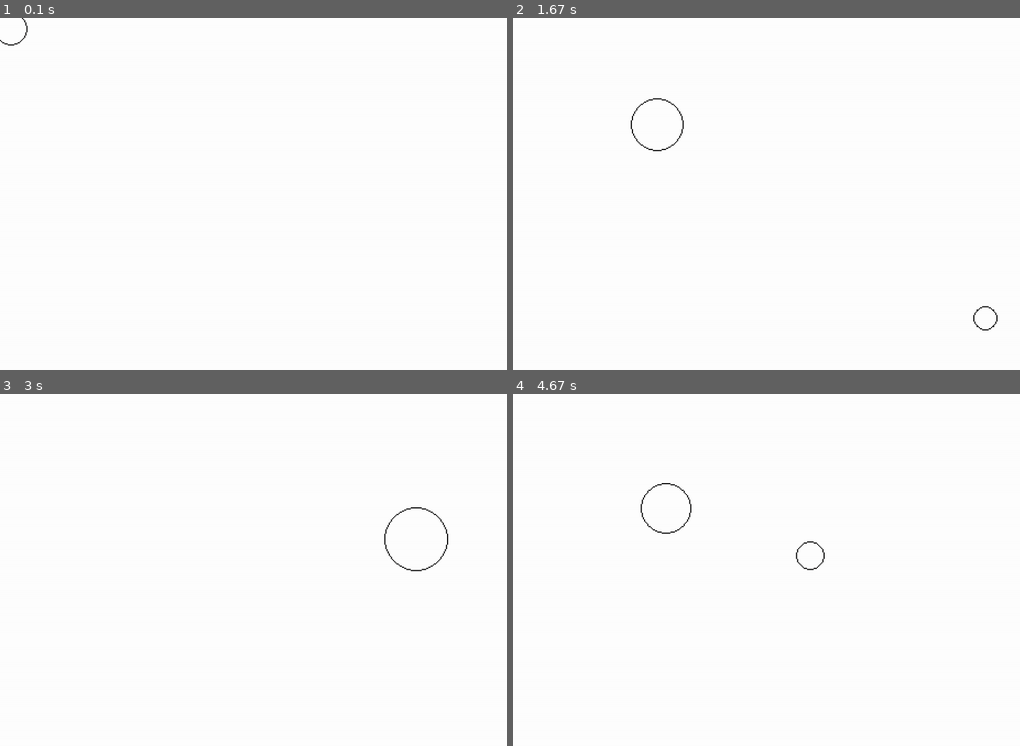
Above: before the commit, frames 1-4 (two rows, left to right).
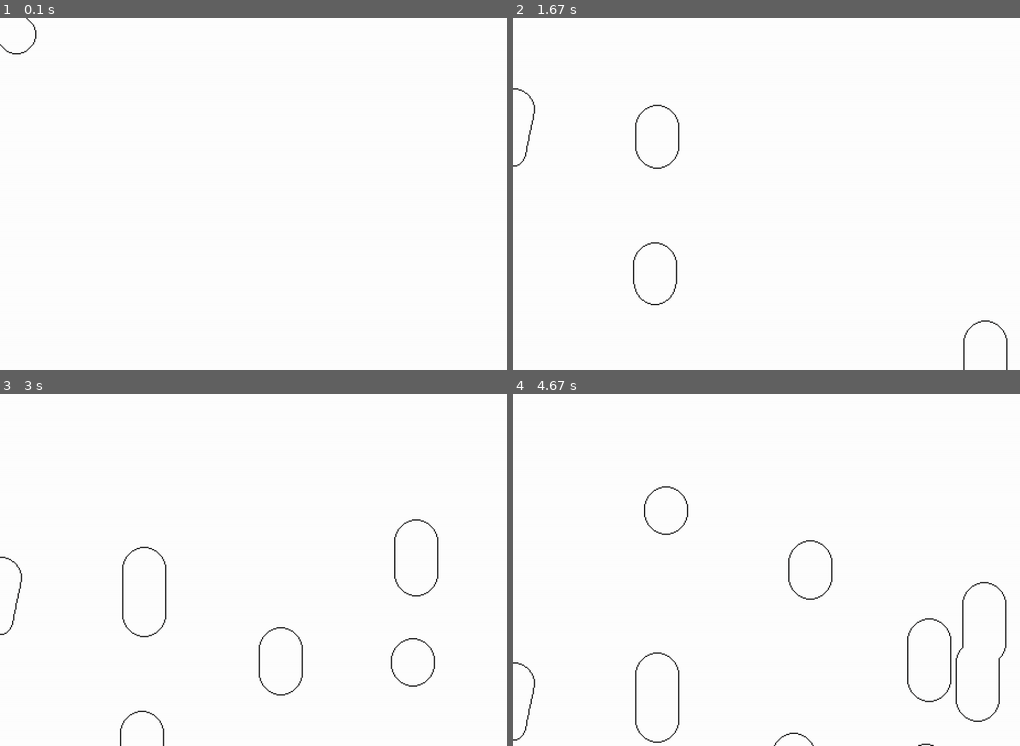
Above: after the commit, the same moments.

Repository: towella/effects-lab
Game: pygame game, started from code/main.py
The game is run twice, just before and just after one commit, with the same random seed, the same clock (stepped at 60 frames per second) and the same inputs.
Inputs (mouse positions are in pixels of both pictures, inside the frame that each line leads up to):
- Up to frame 1 (0.1 s): no input
- Up to frame 2 (1.67 s): tap G at 0.33, 0.73, 1.03 s; hold N 0.67-1.13 s; move the mouse to (654, 197) at 0.7 s; click (984, 317) at 1.22 s; click (654, 123) at 1.55 s
- Up to frame 3 (3 s): tap G at 1.9, 2.2, 2.4, 2.73 s; click (278, 608) at 1.92 s; click (415, 626) at 2.42 s; click (415, 538) at 2.75 s
- Up to frame 4 (4.67 s): tap G at 3.03, 3.23, 3.53, 3.8, 4.13, 4.43, 4.57 s; click (984, 541) at 3.25 s; click (979, 640) at 3.82 s; click (812, 555) at 4.15 s; click (665, 506) at 4.58 s

The runs differ from the first frame. In frame 1, 0.1% of the frame differs, in the area x 0-8%, y 0-11%; in frame 2, 0.7%; in frame 3, 1.0%; in frame 4, 1.3%, in the area x 0-98%, y 25-100%.

Commit message:
More modifications to player tail
- Added gravity toggle to player tail
- Improved circle removal code so quickly increasing kill time doesn't break removal
- Increased sensitivity of radius subtraction increase decrease buttons
- Fixed player starting position by passing mouse position into level and player straight away from init instead of after first frame.

Diff:
--- a/code/level.py
+++ b/code/level.py
@@ -15,7 +15,7 @@
 
 
 class Level:
-    def __init__(self, fps, level_data, screen_surface, screen_rect, controllers):
+    def __init__(self, mouse_pos, screen_surface, screen_rect, controllers):
         # TODO testing, remove
         self.dev_debug = False
 
@@ -35,7 +35,7 @@
 
         dt = 1  # dt starts as 1 because on the first frame we can assume it is 60fps. dt = 1/60 * 60 = 1
 
-        self.player = Player((0, 0), self.mask_surf, self.controllers)
+        self.player = Player(mouse_pos, self.mask_surf, self.controllers)
 
         # text setup
         self.small_font = Font(resource_path(fonts['small_font']), 'white')
--- a/code/main.py
+++ b/code/main.py
@@ -63,7 +63,7 @@
     previous_time = time.time()
     fps = clock.get_fps()
 
-    level = Level(fps, 'room', screen, screen_rect, joysticks)
+    level = Level(pygame.mouse.get_pos(), screen, screen_rect, joysticks)
 
     running = True
     while running:
--- a/code/player.py
+++ b/code/player.py
@@ -17,8 +17,7 @@
         # circle = (radius, (posx, posy)) <- pos is top left NOT center
         self.circles = [[self.start_radius, [self.rect.centerx, self.rect.centery]]]
         self.smallest_circle = 6
-
-        self.lights = [Light(self.surface, self.rect.center, (10, 10, 10), False, 30, 20, 0.02)]
+        self.subtract_r = 0.4
 
         # - hitbox -
         self.hitbox = pygame.Rect(spawn[0], spawn[1], self.start_radius, self.start_radius)
@@ -31,10 +30,9 @@
         self.collision_tolerance = tile_size
         self.corner_correction = 8  # tolerance for correcting player on edges of tiles (essentially rounded corners)
 
-        # - walk -
-        self.speed_x = 2.5
-        self.right_pressed = False
-        self.left_pressed = False
+        self.gravity = 2
+        self.apply_gravity = False
+        self.gravity_pressed = False
 
         # - dash -
         self.dashing = False  # NOT REDUNDANT. IS NECCESSARY. Allows resetting timer while dashing. Also more readable code
@@ -53,6 +51,20 @@
     def get_input(self, dt, tiles):
         self.direction.x = 0
         keys = pygame.key.get_pressed()
+
+        if keys[pygame.K_m]:
+            self.subtract_r += 0.05 * dt
+        if keys[pygame.K_n]:
+            self.subtract_r -= 0.05 * dt
+
+        if keys[pygame.K_g] and not self.gravity_pressed:
+            self.apply_gravity = not self.apply_gravity
+            self.gravity_pressed = True
+        elif not keys[pygame.K_g]:
+            self.gravity_pressed = False
+
+        if self.subtract_r < 0:
+            self.subtract_r = 0
 
         # -- dash --
         # if wanting to dash and not holding the button
@@ -68,10 +80,6 @@
             self.dash_pressed = False
 
         self.dash(dt)'''
-
-        # TODO testing, remove
-        if keys[pygame.K_r] or self.get_controller_input('dev'):
-            self.invoke_respawn()
 
     # checks controller inputs and returns true or false based on passed check
     # pygame controller docs: https://www.pygame.org/docs/ref/joystick.html
@@ -292,13 +300,8 @@
 
     # application of y direction
     def apply_y_direction(self, dt):
-        y_move = round(self.direction.y * dt)
-
-        self.rect.y += y_move
-        self.sync_hitbox()
-
-        for circle in self.circles:
-            circle[1][1] += y_move
+        for circle in range(len(self.circles)):
+            self.circles[circle][1][1] += round(self.gravity * dt)
 
     # syncs the player's current and stored hitboxes with the player rect for proper collisions. For use after movement of player rect.
     def sync_hitbox(self):
@@ -318,12 +321,15 @@
 
         r_circles = []
         for circle in range(len(self.circles)):
-            self.circles[circle][0] -= 0.8
+            self.circles[circle][0] -= self.subtract_r * dt
             if self.circles[circle][0] < self.smallest_circle:
-                r_circles.append(circle)
+                r_circles.append(self.circles[circle])
         for circle in r_circles:
-            self.circles.pop(circle)
+            self.circles.remove(circle)
         self.circles.append([self.start_radius, [self.rect.centerx, self.rect.centery]])
+
+        if self.apply_gravity:
+            self.apply_y_direction(dt)
 
         # -- CHECKS/UPDATE --
 
@@ -331,24 +337,11 @@
         # applies direction to player then resyncs hitbox (included in most movement/collision functions)
         # HITBOX MUST BE SYNCED AFTER EVERY MOVE OF PLAYER RECT
         # x and y collisions are separated to make diagonal collisions easier and simpler to handle
-        # x
-        self.apply_x_direction(dt)
         self.collision_x(self.hitbox, tiles)
-
-        # y
-        # applies direction to player then resyncs hitbox
-        self.apply_y_direction(dt)  # gravity
         self.collision_y(self.hitbox, tiles)
 
-        # light (after movement and scroll so pos is accurate)
-        for light in self.lights:
-            light.update(dt, self.rect.center, tiles)
-
 # -- visual methods --
 
     def draw(self):
-        for light in self.lights:
-            light.draw()
-
         for circle in self.circles:
             pygame.draw.circle(self.surface, 'red', circle[1], circle[0])
